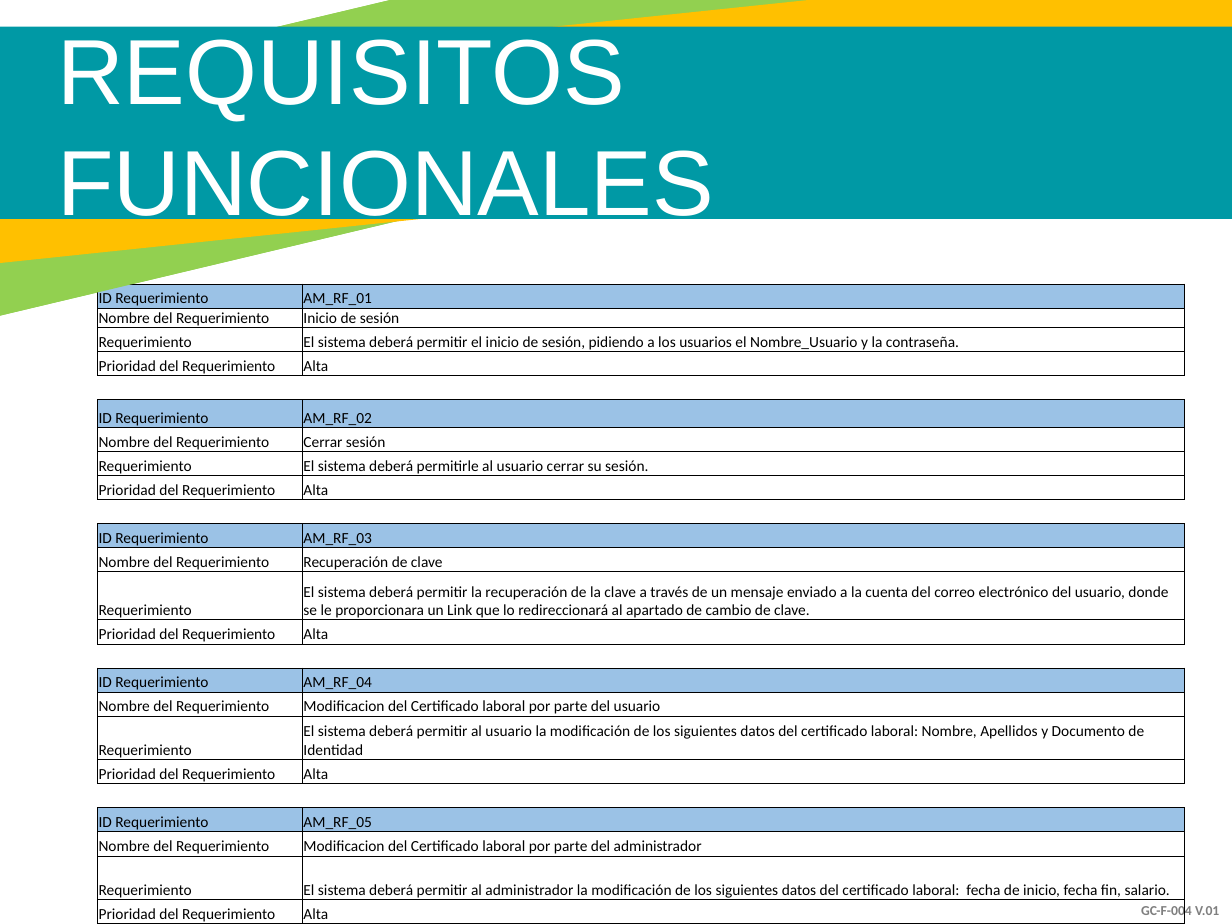
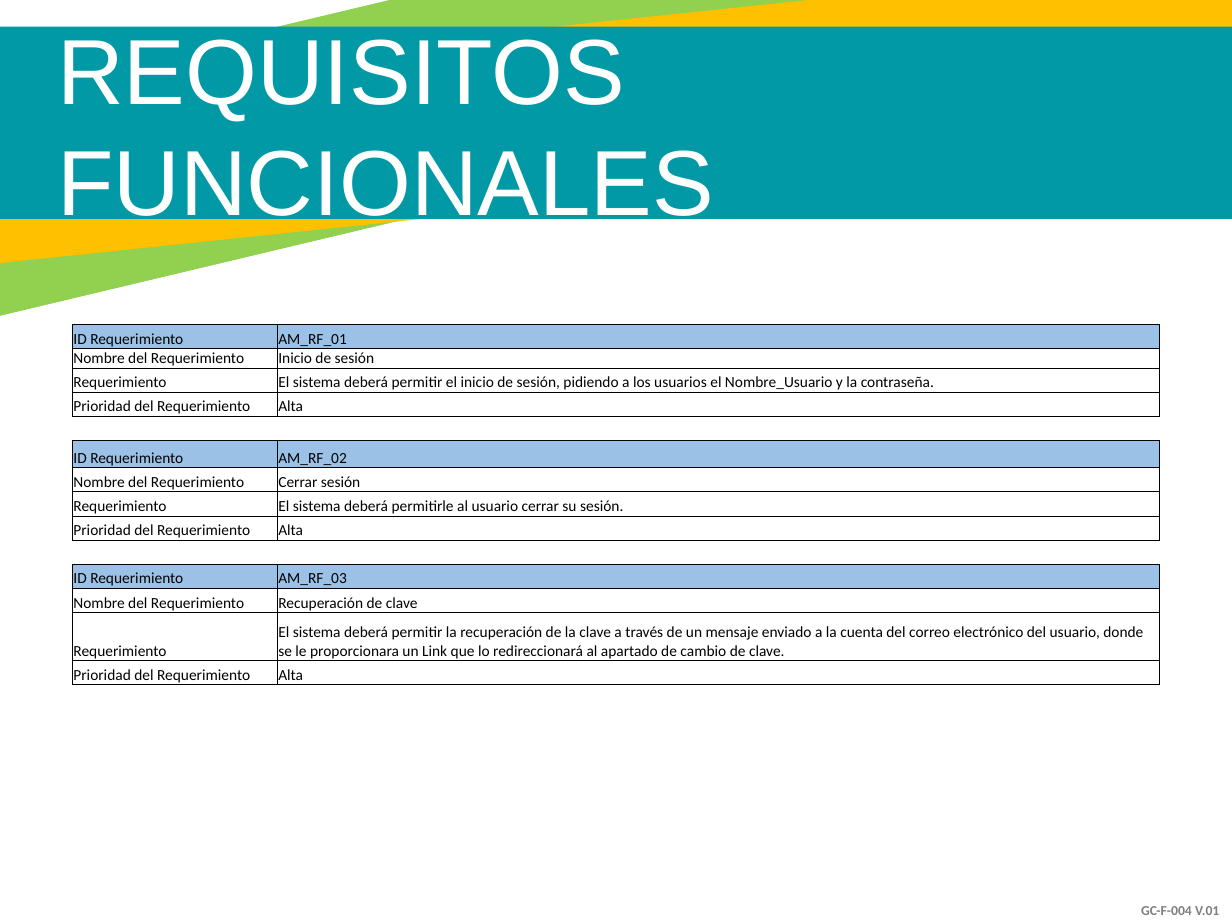
Before and after one commit to Dashell2514/AseoMatic, a slide deck: slide 29 of Documentation/AseoMatic.pptx (slide 30 before the commit). Drawn at 1232x924 pixels with LibreOffice and Linux fonts; fonts in the diff are those of the drawing. Boxes give left, top, right and bottom in pixels: in the first picture for what was removed or moved away, otherwise in the second. Text is boxed around its words. In the diff, an @@ line names an element or a change of style, - is before the commit and + after.

```diff
--- a/Documentation/AseoMatic.pptx
+++ b/Documentation/AseoMatic.pptx
@@ table at (x1=73, y1=324, x2=1159, y2=841) @@
-row 16: ID Requerimiento | AM_RF_04
-row 17: Nombre del Requerimiento | Modificacion del Certificado laboral por parte del usuario
-row 18: Requerimiento | El sistema deberá permitir al usuario la modificación de los siguientes datos del certificado laboral: Nombre, Apellidos y Documento de Identidad
-row 19: Prioridad del Requerimiento | Alta
-row 20:  | 
-row 21: ID Requerimiento | AM_RF_05
-row 22: Nombre del Requerimiento | Modificacion del Certificado laboral por parte del administrador
-row 23: Requerimiento | El sistema deberá permitir al administrador la modificación de los siguientes datos del certificado laboral: fecha de inicio, fecha fin, salario.
-row 24: Prioridad del Requerimiento | Alta
@@ table resized from (x1=97, y1=283, x2=1184, y2=924) to (x1=73, y1=324, x2=1159, y2=841) @@
```
Also in this commit, not shown: 3 other slides changed, 1 slide removed, 1 other file.
